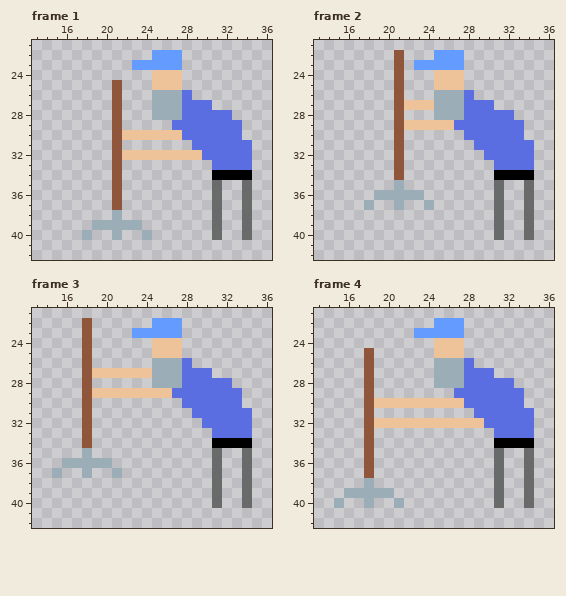
File history of a pixel-art file, sprites/enemies/source/janitor.aseprite. That is the earlier state.
64x64 pixels, 6 frames. Shown: frame 1: x 13..36, y 21..42; frame 2: x 13..36, y 21..42; frame 3: x 13..36, y 21..42; frame 4: x 13..36, y 21..42. The old version is drawn lined up with the new one. The commit also changed other frames, which this record leaves out.
Now the later version:
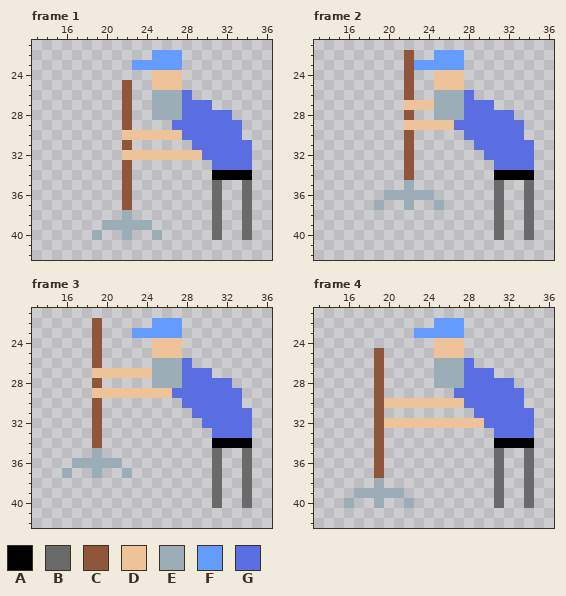
Palette (. is transparent): A #000000  B #696a6a  C #8f563b  D #eec39a  E #9badb7  F #639bff  G #5b6ee1
Difference:
whole drawing moved by -5,+0 (the old picture is shown already moved)
--- frame 1
@@ x 16..27 @@
 24 .........DDD
-25 .....C...DDD
-26 .....C...EEE
-27 .....C...EEE
-28 .....C...EEE
-29 .....C.....G
-30 .....CDDDDDD
-31 .....C......
-32 .....CDDDDDD
-33 .....C......
-34 .....C......
-35 .....C......
-36 .....C......
-37 .....C......
-38 .....E......
-39 ...EEEEE....
-40 ..E..E..E...
+25 ......C..DDD
+26 ......C..EEE
+27 ......C..EEE
+28 ......C..EEE
+29 ......C....G
+30 ......DDDDDD
+31 ......C.....
+32 ......DDDDDD
+33 ......C.....
+34 ......C.....
+35 ......C.....
+36 ......C.....
+37 ......C.....
+38 ......E.....
+39 ....EEEEE...
+40 ...E..E..E..
 41 ............
--- frame 2
@@ x 16..27 @@
 21 ............
-22 .....C...FFF
-23 .....C.FFFFF
-24 .....C...DDD
-25 .....C...DDD
-26 .....C...EEE
-27 .....CDDDEEE
-28 .....C...EEE
-29 .....CDDDDDG
-30 .....C......
-31 .....C......
-32 .....C......
-33 .....C......
-34 .....C......
-35 .....E......
-36 ...EEEEE....
-37 ..E..E..E...
+22 ......C..FFF
+23 ......CFFFFF
+24 ......C..DDD
+25 ......C..DDD
+26 ......C..EEE
+27 ......DDDEEE
+28 ......C..EEE
+29 ......DDDDDG
+30 ......C.....
+31 ......C.....
+32 ......C.....
+33 ......C.....
+34 ......C.....
+35 ......E.....
+36 ....EEEEE...
+37 ...E..E..E..
 38 ............
--- frame 3
@@ x 13..24 @@
 21 ............
-22 .....C......
-23 .....C....FF
-24 .....C......
-25 .....C......
-26 .....C......
-27 .....CDDDDDD
-28 .....C......
-29 .....CDDDDDD
-30 .....C......
-31 .....C......
-32 .....C......
-33 .....C......
-34 .....C......
-35 .....E......
-36 ...EEEEE....
-37 ..E..E..E...
+22 ......C.....
+23 ......C...FF
+24 ......C.....
+25 ......C.....
+26 ......C.....
+27 ......DDDDDD
+28 ......C.....
+29 ......DDDDDD
+30 ......C.....
+31 ......C.....
+32 ......C.....
+33 ......C.....
+34 ......C.....
+35 ......E.....
+36 ....EEEEE...
+37 ...E..E..E..
 38 ............
--- frame 4
@@ x 13..24 @@
 24 ............
-25 .....C......
-26 .....C......
-27 .....C......
-28 .....C......
-29 .....C......
-30 .....CDDDDDD
-31 .....C......
-32 .....CDDDDDD
-33 .....C......
-34 .....C......
-35 .....C......
-36 .....C......
-37 .....C......
-38 .....E......
-39 ...EEEEE....
-40 ..E..E..E...
+25 ......C.....
+26 ......C.....
+27 ......C.....
+28 ......C.....
+29 ......C.....
+30 ......CDDDDD
+31 ......C.....
+32 ......CDDDDD
+33 ......C.....
+34 ......C.....
+35 ......C.....
+36 ......C.....
+37 ......C.....
+38 ......E.....
+39 ....EEEEE...
+40 ...E..E..E..
 41 ............
Changed places in both pictures, as pixel boxes (x1, y1, x2, y2):
changed: (82, 80, 162, 240)
changed: (364, 50, 444, 210)
changed: (52, 318, 132, 478)
changed: (334, 348, 414, 508)
